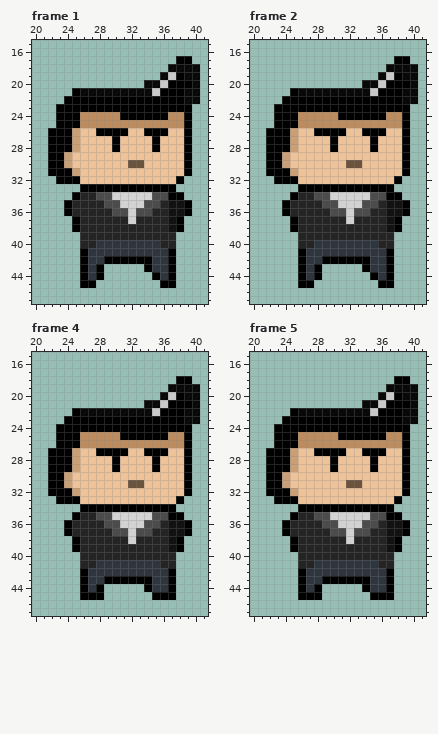
Pixel-art file -- Assets/Resources/Sprites/Aseprite/NewPlayerSprite.aseprite. That is the earlier state.
64x64 pixels, 6 frames. Shown: frame 1: x 20..41, y 15..47; frame 2: x 20..41, y 15..47; frame 4: x 20..41, y 15..47; frame 5: x 20..41, y 15..47. The commit also changed other frames, which this record leaves out.
The result:
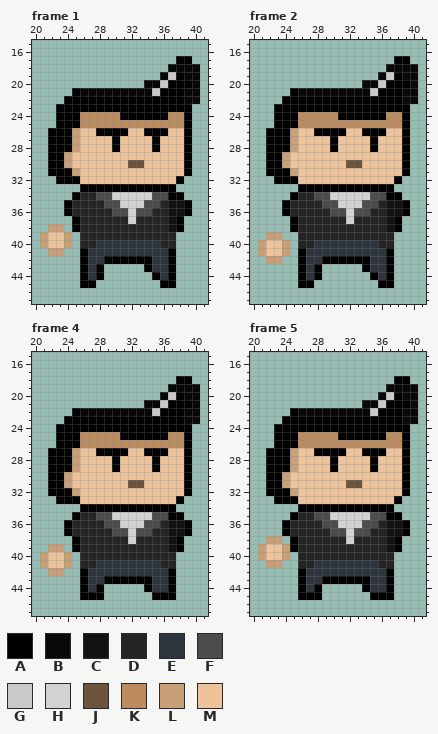
Palette (. is transparent): A #000000  B #090909  C #121212  D #242424  E #2e353f  F #4c4c4c  G #c9c9c9  H #d2d2d2  J #6b533c  K #bc8c5f  L #c99f77  M #eec39a
Diff:
layer "Layer 3" now shown
Frame 1, layer "Layer 3":
Colour L is added in row 38 at x 22 to 23; in rows 39 to 40 at x 21 and 24; in row 41 at x 22 to 23.
Colour M is added in rows 39 to 40 at x 22 to 23.
Frame 2, layer "Layer 3":
Colour L is added in row 39 at x 22 to 23; in rows 40 to 41 at x 21 and 24; in row 42 at x 22 to 23.
Colour M is added in rows 40 to 41 at x 22 to 23.
Frame 4, layer "Layer 3": the same change as frame 2
Frame 5, layer "Layer 3": the same change as frame 1
Where, in picture pixels (left, top, right, bottom), the same in both pictures:
added: (40, 224, 72, 256)
added: (258, 232, 290, 264)
added: (40, 544, 72, 576)
added: (258, 536, 290, 568)
